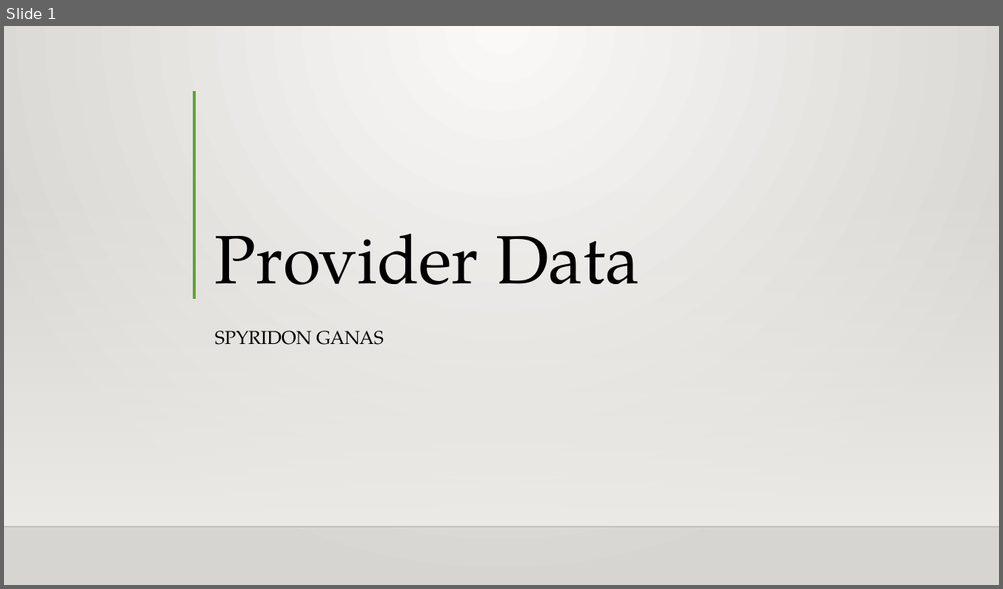
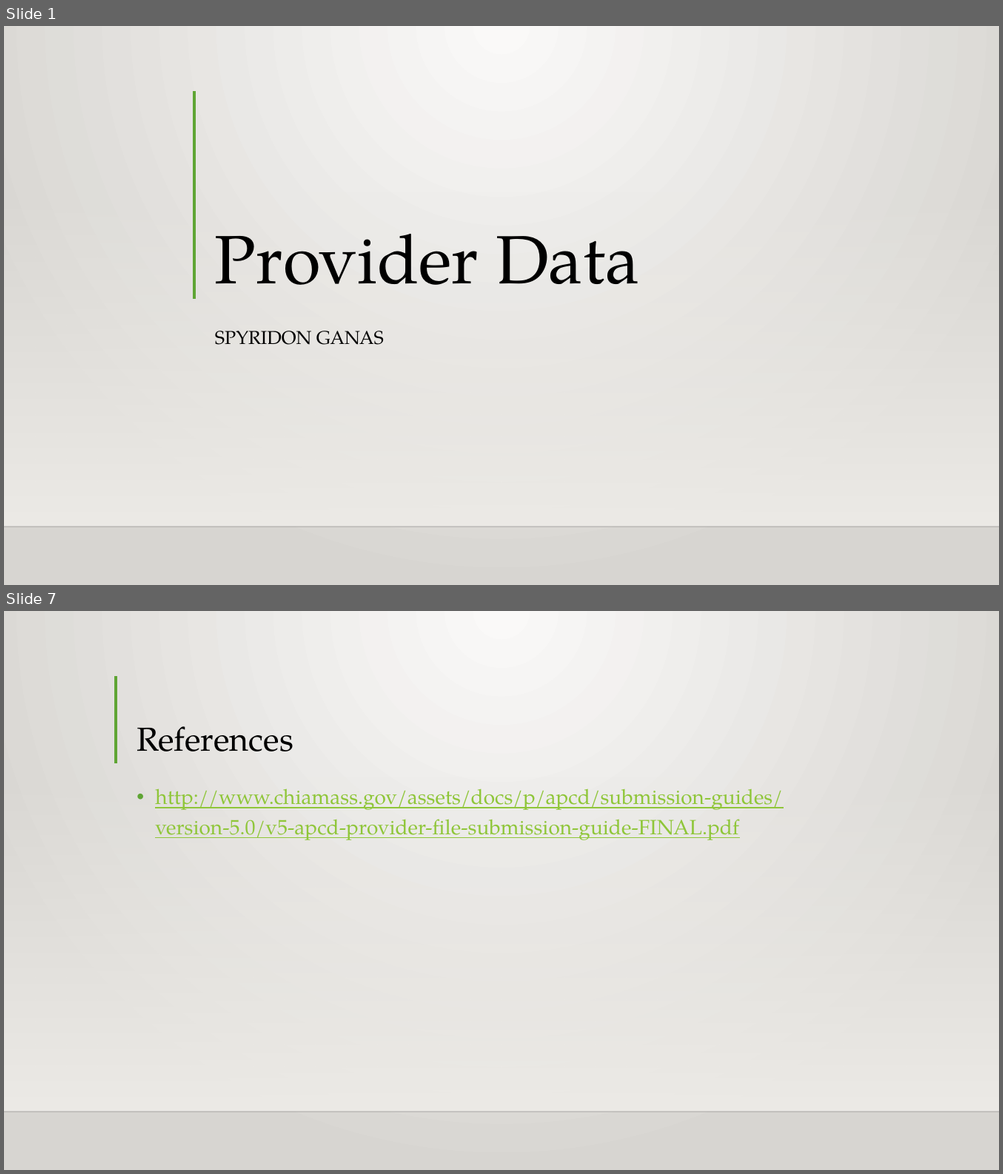
Before and after one commit to Intro-to-APCD/Intro-to-APCD.github.io, a slide deck: PowerPoints/Phase 2 - Overview/006 An Overview of Provider Data.pptx. Shown one above the other, each under a label of ours: slide 1 before the commit, slides 1 and 7 after it; the slides between them are not shown. The pictures are 1003x589 and 1003x1174 pixels, drawn with LibreOffice and Linux fonts; fonts in the diff are those of the drawing; background and template pictures are left out. Boxes give left, top, right and bottom in pixels: in the first picture for what was removed or moved away, otherwise in the second. Text is boxed around its words. In the diff, an @@ line names an element or a change of style, - is before the commit and + after.

Commit message:
completed the provider powerpoint

```diff
--- a/PowerPoints/Phase 2 - Overview/006 An Overview of Provider Data.pptx
+++ b/PowerPoints/Phase 2 - Overview/006 An Overview of Provider Data.pptx
@@ slide 7 added at [4, 611, 999, 1170], background gradient #FAFAF9 to #D7D5D2; not listed: 2 template elements that a slide beside it also shows @@
@@ line added from (116, 676) to (116, 763), #5FA534 3 pt @@
@@ title added at [136, 726, 293, 752], 32 pt, text #000000 @@
+References
@@ text added at [155, 789, 782, 840], 20 pt, text #8FC639, underline @@
+• http://www.chiamass.gov/assets/docs/p/apcd/submission-guides/version-5.0/v5-apcd-provider-file-submission-guide-FINAL.pdf
```
Also in this commit, not shown: 5 other slides added, 6 slides removed.
